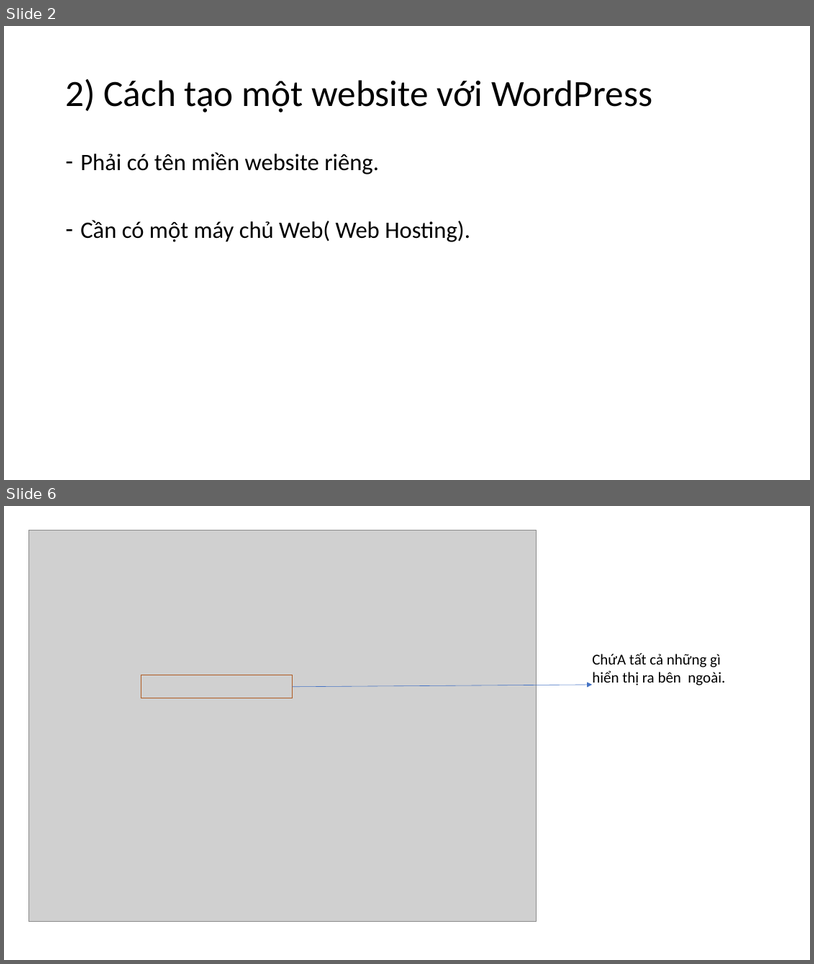
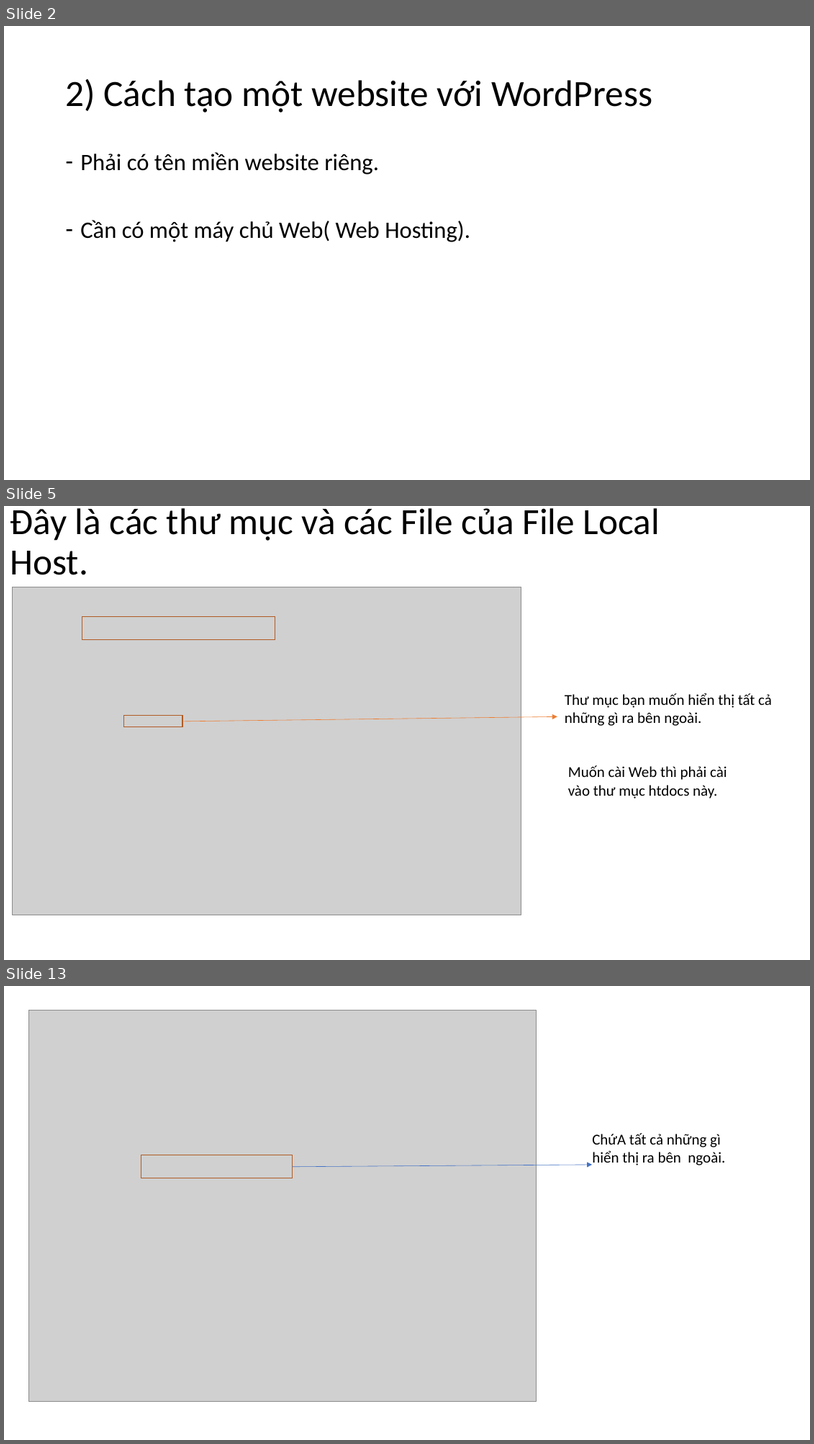
Before and after one commit to DangVanDoan05/WordPress, a slide deck: Giới thiệu .pptx. Shown one above the other, each under a label of ours: slides 2 and 6 before the commit, slides 2, 5 and 13 after it; the slides between them are not shown. The pictures are 814x964 and 814x1444 pixels, drawn with LibreOffice and Linux fonts; fonts in the diff are those of the drawing; grey boxes stand for pictures. Boxes give left, top, right and bottom in pixels: in the first picture for what was removed or moved away, otherwise in the second. Text is boxed around its words. In the diff, an @@ line names an element or a change of style, - is before the commit and + after.

```diff
--- a/Giới thiệu .pptx
+++ b/Giới thiệu .pptx
@@ slide 5 added at <box>4,506,810,960</box>, background #FFFFFF @@
@@ title added at <box>10,508,660,575</box>, 44 pt, text #000000 @@
+Đây là các thư mục và các File của File Local Host.
@@ picture added at <box>13,587,522,915</box> @@
@@ rectangle added at <box>82,616,275,639</box>, outline #AF5C24 1 pt @@
@@ text added at <box>565,692,772,726</box>, 18 pt, text #000000 @@
+Thư mục bạn muốn hiển thị tất cả những gì ra bên ngoài.
@@ rectangle added at <box>124,716,183,727</box>, outline #AF5C24 1 pt @@
@@ arrow added from (184, 721) to (558, 716), #ED7D31 0.5 pt @@
@@ text added at <box>568,765,728,798</box>, 18 pt, text #000000 @@
+Muốn cài Web thì phải cài vào thư mục htdocs này.
@@ what was slide 6 is now slide 13 @@
```
Also in this commit, not shown: 2 slides changed, 7 other slides added, 1 slide removed, 1 other file.
